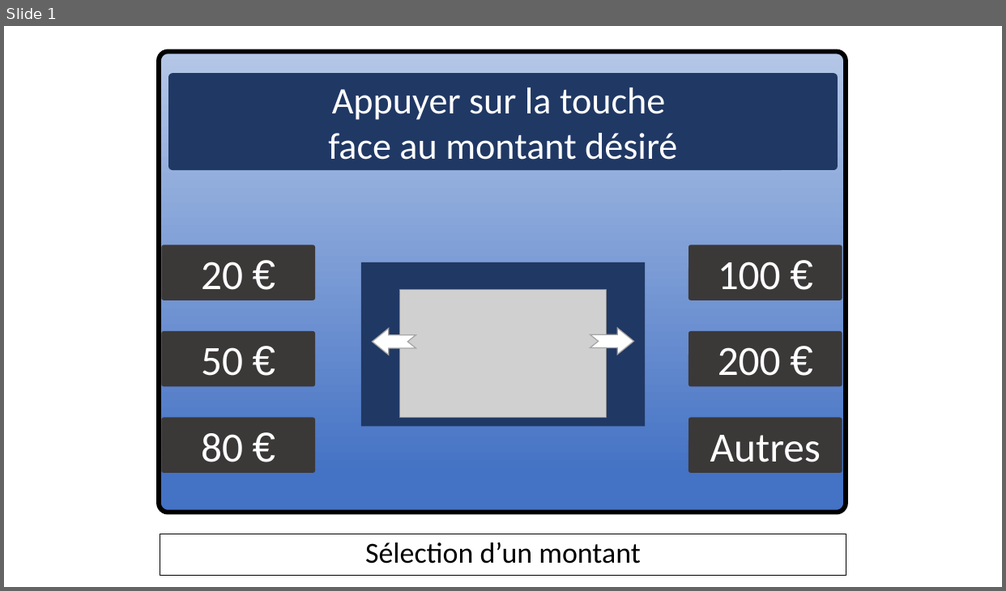
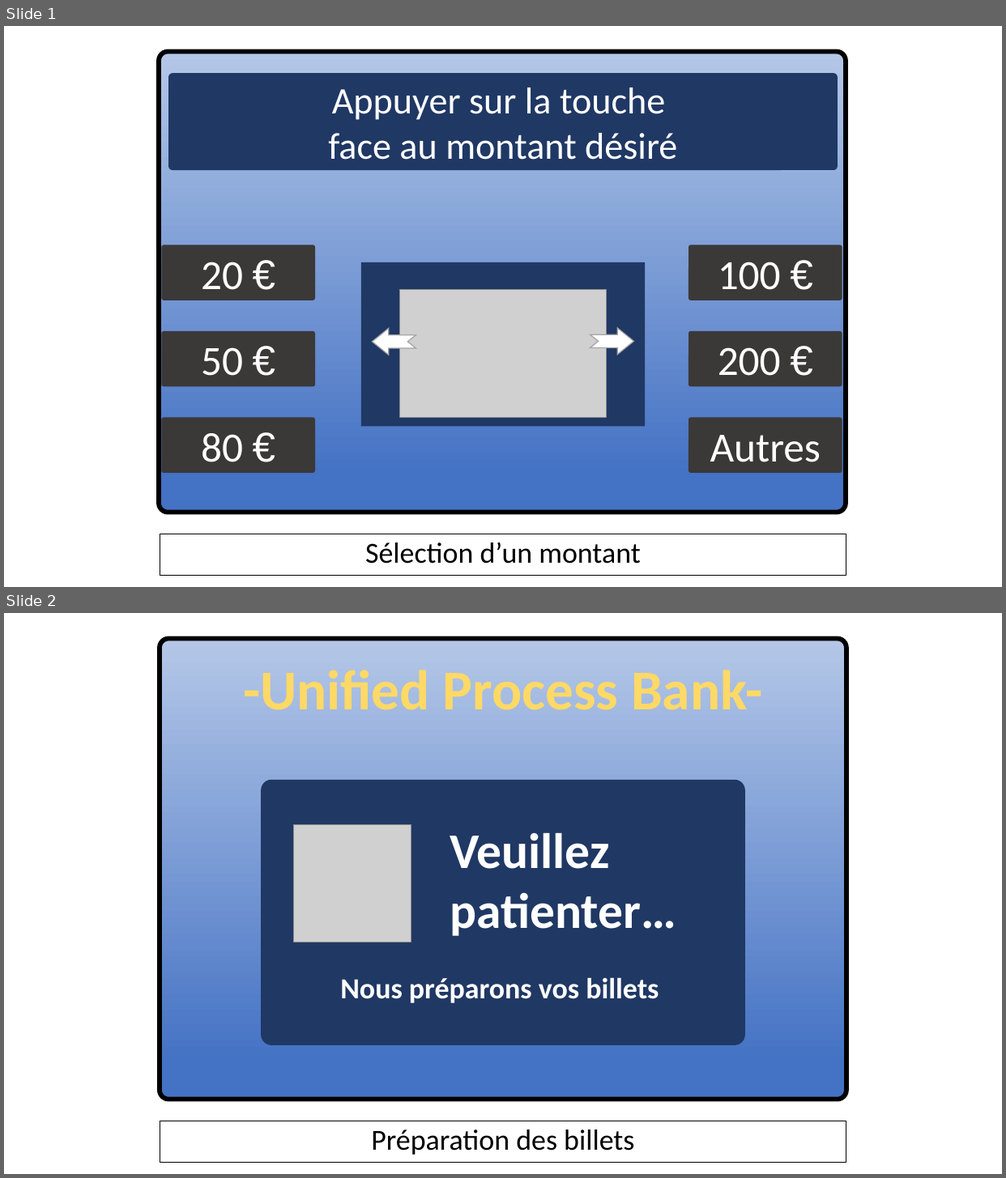
Before and after one commit to kyweez/CDA-15-APPLICATION-DESIGN, a slide deck: GAB/Version-aurelien/IHM-aurelien.pptx. Shown one above the other, each under a label of ours: slide 1 before the commit, slides 1 and 2 after it. The pictures are 1006x591 and 1006x1178 pixels, drawn with LibreOffice and Linux fonts; fonts in the diff are those of the drawing; grey boxes stand for pictures. Boxes give left, top, right and bottom in pixels: in the first picture for what was removed or moved away, otherwise in the second. Text is boxed around its words. In the diff, an @@ line names an element or a change of style, - is before the commit and + after.

```diff
--- a/GAB/Version-aurelien/IHM-aurelien.pptx
+++ b/GAB/Version-aurelien/IHM-aurelien.pptx
@@ slide 2 added at (4,613,1002,1174), background #FFFFFF @@
@@ rounded rectangle added at (160,638,847,1100), fill gradient #4472C4 to #B4C7E7, outline #000000 4.5 pt @@
@@ text added at (243,670,762,710), 54 pt, text #FFD966, bold @@
+-Unified Process Bank-
@@ rounded rectangle added at (261,780,745,1046), fill #203864 @@
@@ picture added at (294,825,411,942) @@
@@ text added at (450,833,676,936), 48 pt, text #FFFFFF, bold @@
+Veuillez patienter…
@@ text added at (340,977,658,1003), 28 pt, text #FFFFFF, bold @@
+Nous préparons vos billets
@@ subtitle added at (160,1122,847,1162), outline #000000 0.75 pt, 28 pt, text #000000 @@
+Préparation des billets
```
Also in this commit, not shown: 3 slides changed, 1 other slide added.
